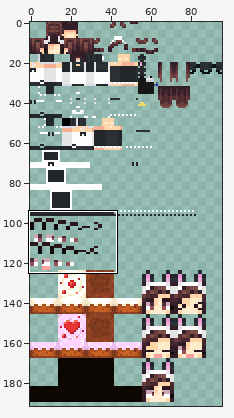
Two versions of one sprite sheet, SampleSkins/6.png. Above: a wide view before the commit, with the close-up outlined.
Close-up. Before the edit:
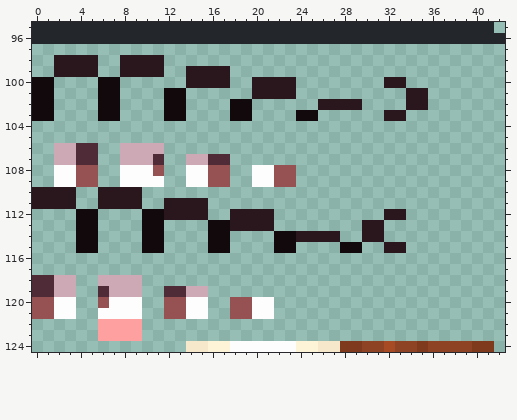
The file is 96x192 pixels. Colours within 5 levels of each other are drawn and written as one. Shown: x 0..42, y 95..124.
Now the later version:
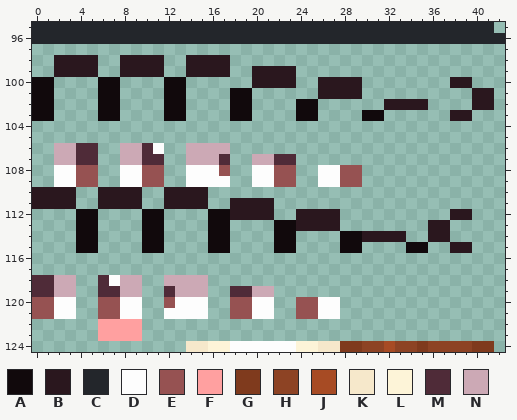
Palette (. is transparent): A #11090c  B #2a171e  C #23262b  D #fdfdfd  E #965252  F #ffa0a0  G #7f3a1d  H #8d4324  J #a74b24  K #f6e8cb  L #fdf4d8  M #4f2b38  N #cca9b5
Changes in this commit:
{"y":98,"x":14,"old":"....","new":"BBBB"}
{"y":99,"x":20,"old":"....","new":"BBBB"}
{"y":100,"x":12,"old":"..BBBB","new":"AA...."}
{"y":100,"x":26,"old":"....","new":"BBBB"}
{"y":100,"x":32,"old":"BB","new":".."}
{"y":100,"x":38,"old":"..","new":"BB"}
{"y":101,"x":18,"old":"..BBBB","new":"AA...."}
{"y":101,"x":26,"old":"....","new":"BBBB"}
{"y":101,"x":34,"old":"BB","new":".."}
{"y":101,"x":40,"old":"..","new":"BB"}
{"y":102,"x":24,"old":"..BBBB","new":"AA...."}
{"y":102,"x":32,"old":"..","new":"BB"}
{"y":102,"x":40,"old":"..","new":"BB"}
{"y":103,"x":30,"old":"..BB","new":"AA.."}
{"y":103,"x":38,"old":"..","new":"BB"}
{"y":106,"x":10,"old":"NN","new":"MD"}
{"y":106,"x":14,"old":"....","new":"NNNN"}
{"y":107,"x":10,"old":"N","new":"M"}
{"y":107,"x":16,"old":"M","new":"N"}
{"y":107,"x":20,"old":"....","new":"NNMM"}
{"y":108,"x":10,"old":"D","new":"E"}
{"y":108,"x":16,"old":"E","new":"D"}
{"y":108,"x":26,"old":"....","new":"DDEE"}
{"y":109,"x":10,"old":"DD","new":"EE"}
{"y":109,"x":16,"old":"EE","new":"DD"}
{"y":109,"x":26,"old":"....","new":"DDEE"}
{"y":110,"x":12,"old":"....","new":"BBBB"}
{"y":111,"x":18,"old":"....","new":"BBBB"}
{"y":112,"x":12,"old":"BBBB..","new":"....AA"}
{"y":112,"x":24,"old":"....","new":"BBBB"}
{"y":112,"x":32,"old":"BB","new":".."}
{"y":112,"x":38,"old":"..","new":"BB"}
{"y":113,"x":18,"old":"BBBB......","new":"....AABBBB"}
{"y":113,"x":30,"old":"BB","new":".."}
{"y":113,"x":36,"old":"..","new":"BB"}
{"y":114,"x":24,"old":"BBBB..","new":"....AA"}
{"y":114,"x":32,"old":"..","new":"BB"}
{"y":114,"x":36,"old":"..","new":"BB"}
{"y":115,"x":32,"old":"BB..","new":"..AA"}
{"y":115,"x":38,"old":"..","new":"BB"}
{"y":118,"x":6,"old":"NN","new":"MD"}
{"y":118,"x":12,"old":"....","new":"NNNN"}
{"y":119,"x":7,"old":"N","new":"M"}
{"y":119,"x":13,"old":"M","new":"N"}
{"y":119,"x":18,"old":"....","new":"MMNN"}
{"y":120,"x":7,"old":"D","new":"E"}
{"y":120,"x":13,"old":"E","new":"D"}
{"y":120,"x":24,"old":"....","new":"EEDD"}
{"y":121,"x":6,"old":"DD","new":"EE"}
{"y":121,"x":12,"old":"EE","new":"DD"}
{"y":121,"x":24,"old":"....","new":"EEDD"}
{"label":"changed","picture_box":[142,55,494,319]}
{"label":"changed","picture_box":[98,275,120,319]}
